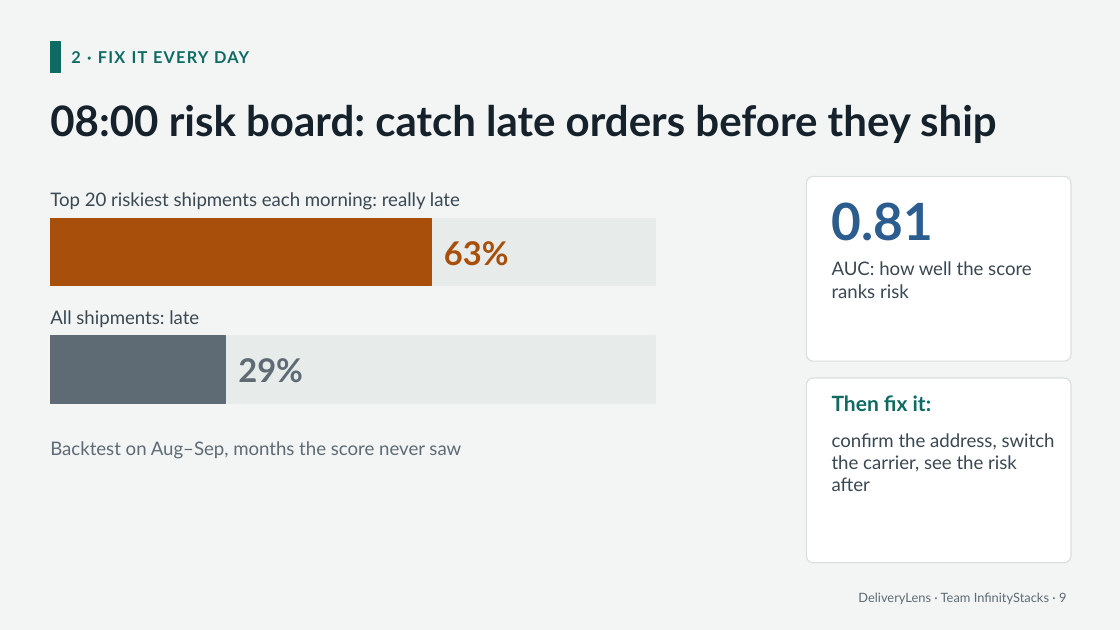
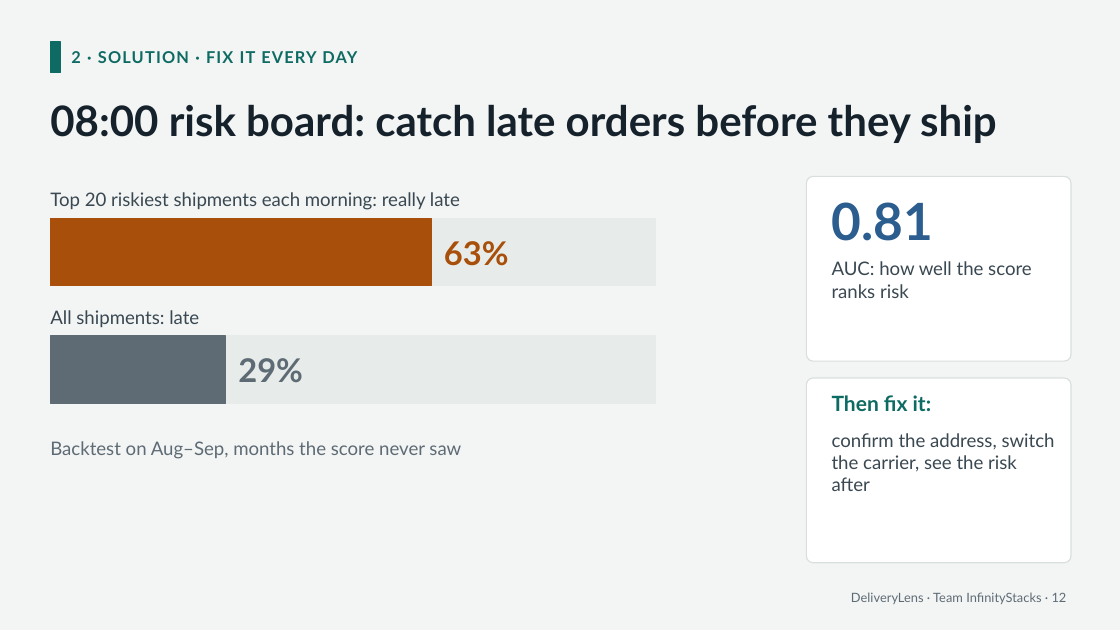
Before and after one commit to saimuthiki/halcyon-deliverylens, a slide deck: slide 12 of deck/DeliveryLens-pitch.pptx (slide 9 before the commit). Drawn at 1120x630 pixels with LibreOffice and Linux fonts; fonts in the diff are those of the drawing. Boxes give left, top, right and bottom in pixels: in the first picture for what was removed or moved away, otherwise in the second. Text is boxed around its words. In the diff, an @@ line names an element or a change of style, - is before the commit and + after.

```diff
--- a/deck/DeliveryLens-pitch.pptx
+++ b/deck/DeliveryLens-pitch.pptx
@@ text at [71, 51, 357, 63]: text changed @@
-2 · FIX IT EVERY DAY
+2 · SOLUTION · FIX IT EVERY DAY
@@ text at [851, 592, 1067, 604]: text changed @@
-DeliveryLens · Team InfinityStacks · 9
+DeliveryLens · Team InfinityStacks · 12
```
Also in this commit, not shown: 13 other slides changed, 13 slides added, 4 other files.
